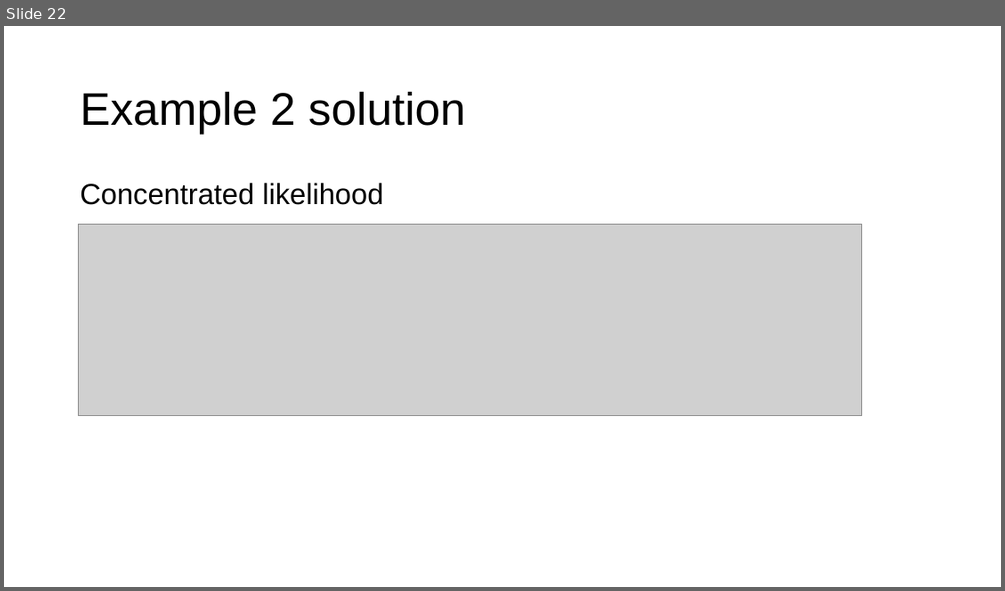
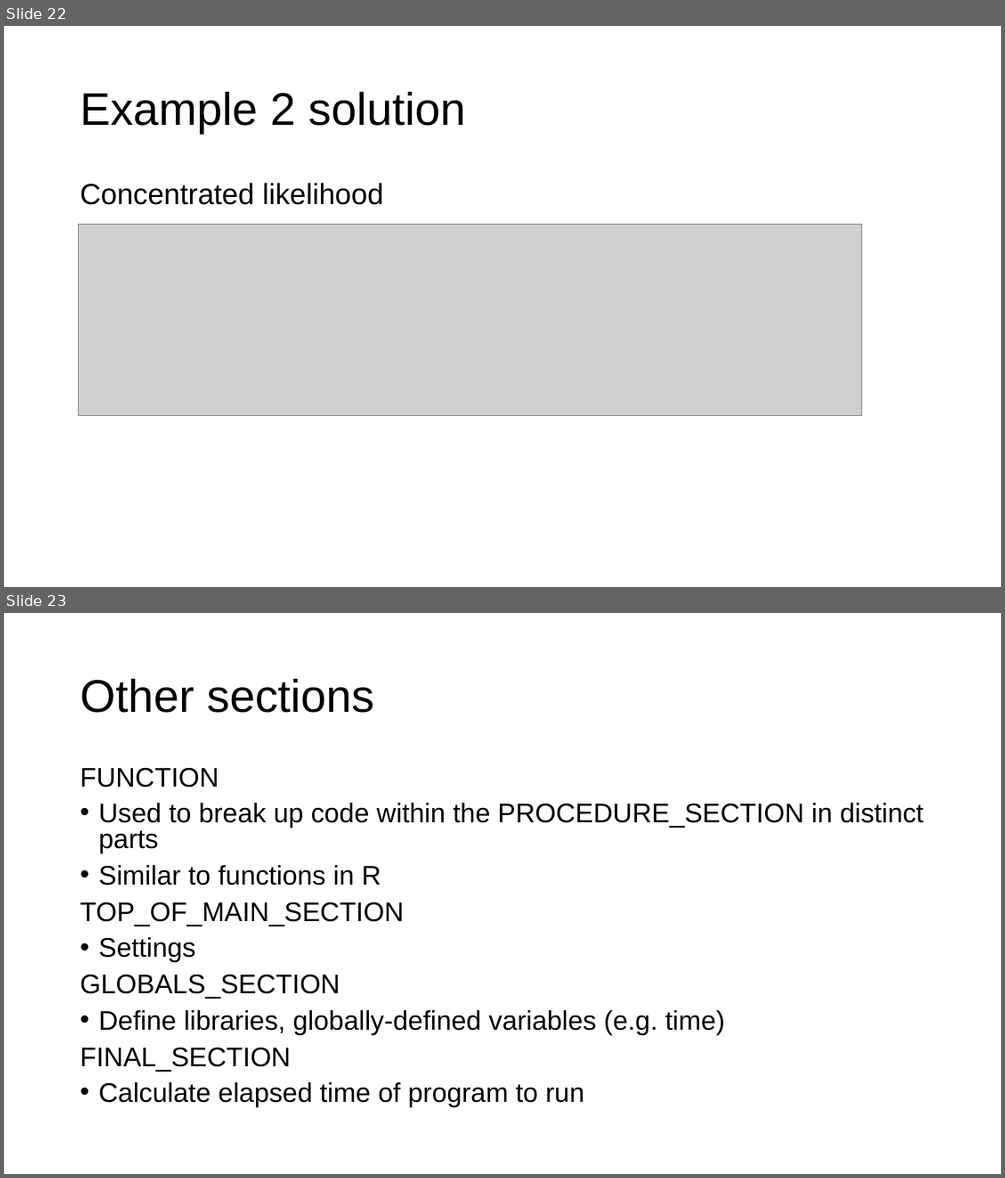
Before and after one commit to merrillrudd/ADMB_course, a slide deck: Day1/1b_Simple/ADMB_approach_syntax.pptx. Shown one above the other, each under a label of ours: slide 22 before the commit, slides 22 and 23 after it. The pictures are 1005x591 and 1005x1178 pixels, drawn with LibreOffice and Linux fonts; fonts in the diff are those of the drawing; grey boxes stand for pictures. Boxes give left, top, right and bottom in pixels: in the first picture for what was removed or moved away, otherwise in the second. Text is boxed around its words. In the diff, an @@ line names an element or a change of style, - is before the commit and + after.

```diff
--- a/Day1/1b_Simple/ADMB_approach_syntax.pptx
+++ b/Day1/1b_Simple/ADMB_approach_syntax.pptx
@@ slide 23 added at (4,613,1001,1174), background #FFFFFF @@
@@ title added at (80,678,374,713), 44 pt, text #000000 @@
+Other sections
@@ text added at (80,768,923,1107), 25.9 pt, text #000000 @@
+FUNCTION
+• Used to break up code within the PROCEDURE_SECTION in distinct parts
+• Similar to functions in R
+TOP_OF_MAIN_SECTION
+• Settings
+GLOBALS_SECTION
+• Define libraries, globally-defined variables (e.g. time)
+FINAL_SECTION
+• Calculate elapsed time of program to run
```
Also in this commit, not shown: 1 other slide added, 4 other files.
